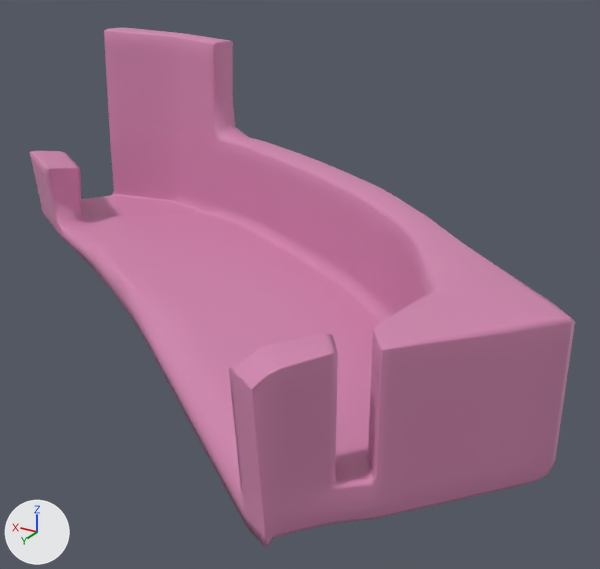
A saved change to the FBX model Assets/Terrain/terrain_W3A4.fbx.
Both versions are drawn from a camera (50 mm lens) standing at (-504.0, -604.0, 184.0) and looking at (-370.0, -828.0, 73.0). Arrows for +X, +Y and +Z are at lower left; the lights stay in place. Where no turn or scale is listed for an object, it has been applied to the vertices.

Names of what the first picture shows: 'W3A4_mesh'.
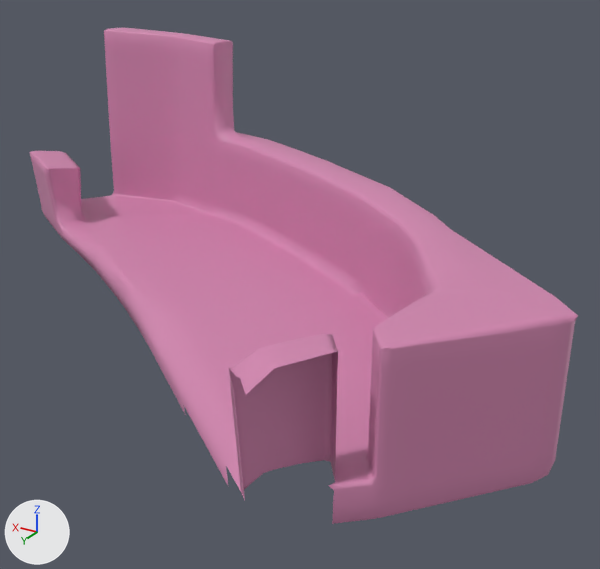
Where the newer file only moved an object's origin or applied its transform, the numbers keep the older frame.

Where the change shows, as pixel boxes (x1, y1, x2, y2) in the pictures (600 x 569 px; the box of a moved part takes in the faces that stretch with it):
'W3A4_mesh', reshaped
    before: (30, 28, 575, 549)
    after: (30, 28, 578, 524)
part 1 of me_mesh, cut back
    before: (183, 342, 392, 549)
    after: (240, 342, 392, 395)
part 2 of me_mesh, moved or reshaped
    before: (224, 90, 575, 323)
    after: (224, 90, 578, 323)

The change, as a list of edits to the scene's bpy script:
```text
Change me_mesh:
    used by ob_w3a4_mesh; location = (-235.3, -867.2, 55.4)
    remove me_mesh.from_pydata(...)  # 1393 vertices, 1390 faces; spans x -233.0..26.0, y -43.0..135.0, z -6.0..87.0
    add me_mesh.from_pydata(...)  # 1154 vertices, 1130 faces; spans x -233.0..26.0, y -43.0..136.0, z -5.0..87.0
    me_mesh part 1
    234 vertices are removed from x -228.0..-70.0, y -18.0..135.0, z -6.0..43.0
    276 faces are deleted
    1 vertex moves from x -157.0, y 30.0, z 8.0 to x -156.0, y 29.0, z 9.0
    6 vertices are added at (-192.0, 120.0, 44.0), (-200.0, 112.0, 43.0), (-179.0, 136.0, 37.0), (-184.0, 132.0, 43.0), (-193.0, 120.0, 44.0), (-188.0, 127.0, 43.0)
    16 new faces join them
    me_mesh part 2
    18 vertices are removed from x -232.0..-55.0, y -38.0..75.0, z 43.0..47.0
    41 faces are deleted
    3 vertices move from x -105.0..-75.0, y -31.0..-18.0, z 45.0 to x -112.0..-76.0, y -34.0..-17.0, z 45.0
    7 vertices are added at x -233.0..-54.0, y -39.0..75.0, z 44.0..45.0
    41 new faces join them
```
